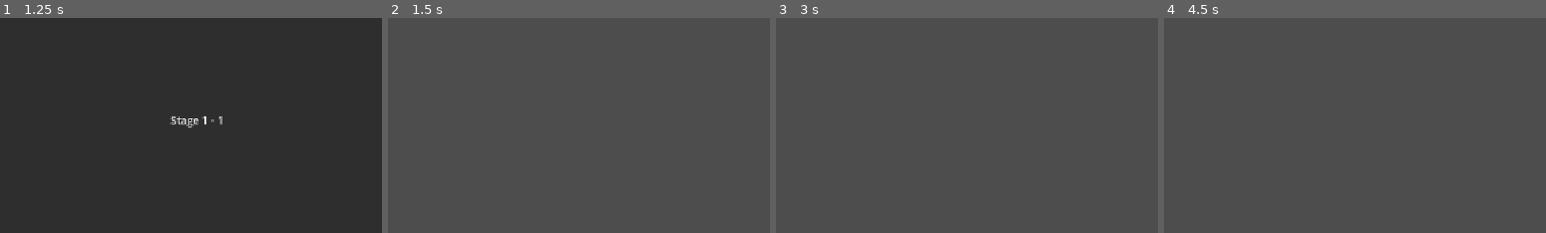
Above: before the commit, frames 1-4 (left to right).
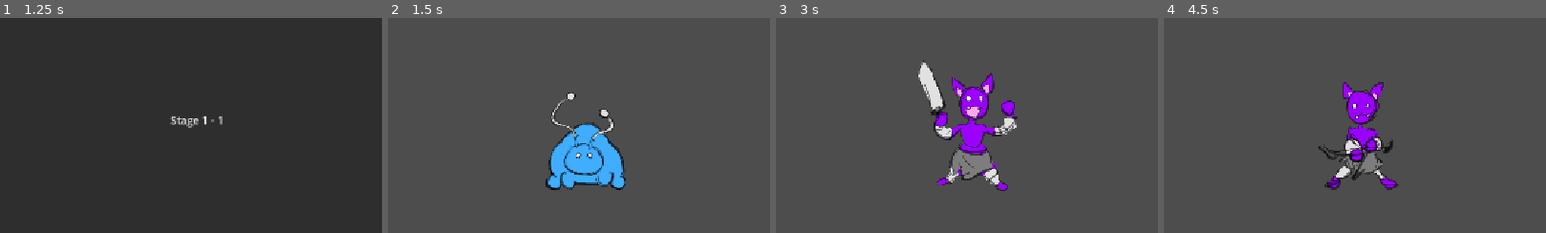
Above: after the commit, the same moments.

Repository: Adnyropast/pwkz-godot-4.7
Game: Godot game, scene res://scenes/title_screen.tscn
The game is run twice, just before and just after one commit, with the same random seed, the same clock (stepped at 60 frames per second) and the same inputs. The engine's default icon, where the game draws it, is replaced by a stand-in: a white triangle on a blue panel in a dark square.
Inputs:
- Up to frame 1 (1.25 s): click "Start" at 0.5 s
- Up to frame 2 (1.5 s): tap Enter (ui_accept) at 1.25 s
- Up to frame 3 (3 s): tap Enter (ui_accept) at 1.52, 2.75 s; click "(Next Phase)" at 2 s
- Up to frame 4 (4.5 s): tap Enter (ui_accept) at 3.02, 4.25 s; click "(Next Phase)" at 3.5 s
The pictures show only the part of the screen within x 24-74%, y 26-76%; the shares and areas given below are measured in that part.

Frame 1 is identical in both runs. In frame 2, 5.1% of the frame differs, in the area x 41-63%, y 34-80%; in frame 3, 5.8%, in the area x 37-64%, y 19-81%; in frame 4, 3.9%.

Commit message:
feat: add enemies

Diff:
--- a/globals/WorldConstants.gd
+++ b/globals/WorldConstants.gd
@@ -8,23 +8,23 @@
 	[
 		[
 			1,
-			1,
-			1,
-		],
-		[
-			1,
-			1,
-			1,
-			1,
-		],
-		[
-			1,
-			1,
-			1,
-			1,
-		],
-		[
-			1,
+			2,
+			4,
+		],
+		[
+			2,
+			5,
+			3,
+			2,
+		],
+		[
+			5,
+			6,
+			3,
+			5,
+		],
+		[
+			21,
 		],
 	],
 
@@ -33,22 +33,22 @@
 	[
 		[
 			1,
-			1,
-			1,
-		],
-		[
-			1,
-			1,
-			1,
-			1,
-		],
-		[
-			1,
-			1,
-			1,
-		],
-		[
-			1,
+			9,
+			4,
+		],
+		[
+			9,
+			7,
+			3,
+			5,
+		],
+		[
+			2,
+			1,
+			9,
+		],
+		[
+			22,
 		],
 	],
 
@@ -56,24 +56,24 @@
 
 	[
 		[
-			1,
-			1,
-			1,
-		],
-		[
-			1,
-			1,
-			1,
-			1,
-		],
-		[
-			1,
-			1,
-			1,
-			1,
-		],
-		[
-			1,
+			10,
+			2,
+			10,
+		],
+		[
+			10,
+			5,
+			7,
+			9,
+		],
+		[
+			6,
+			10,
+			3,
+			11,
+		],
+		[
+			23,
 		],
 	],
 
@@ -81,23 +81,23 @@
 
 	[
 		[
-			1,
-			1,
-			1,
-		],
-		[
-			1,
-			1,
-			1,
-			1,
-		],
-		[
-			1,
-			1,
-			1,
-		],
-		[
-			1,
+			5,
+			4,
+			8,
+		],
+		[
+			5,
+			6,
+			7,
+			5,
+		],
+		[
+			10,
+			9,
+			5,
+		],
+		[
+			24,
 		],
 	],
 
@@ -105,25 +105,25 @@
 
 	[
 		[
-			1,
-			1,
-			1,
-			1,
-		],
-		[
-			1,
-			1,
-			1,
-			1,
-		],
-		[
-			1,
-			1,
-			1,
-			1,
-		],
-		[
-			1,
+			7,
+			12,
+			1,
+			6,
+		],
+		[
+			8,
+			2,
+			7,
+			9,
+		],
+		[
+			7,
+			5,
+			8,
+			11,
+		],
+		[
+			25,
 		],
 	],
 
@@ -131,23 +131,22 @@
 
 	[
 		[
-			1,
-			1,
-			1,
-		],
-		[
-			1,
-			1,
-			1,
-			1,
-		],
-		[
-			1,
-			1,
-			1,
-		],
-		[
-			1,
+			11,
+			3,
+			10,
+		],
+		[
+			11,
+			9,
+			11,
+		],
+		[
+			12,
+			7,
+			11,
+		],
+		[
+			26,
 		],
 	],
 
@@ -155,24 +154,24 @@
 
 	[
 		[
-			1,
-			1,
-			1,
-		],
-		[
-			1,
-			1,
-			1,
-			1,
-		],
-		[
-			1,
-			1,
-			1,
-			1,
-		],
-		[
-			1,
+			8,
+			4,
+			10,
+		],
+		[
+			7,
+			5,
+			8,
+			9,
+		],
+		[
+			6,
+			8,
+			12,
+			8,
+		],
+		[
+			27,
 		],
 	],
 
@@ -181,24 +180,24 @@
 	[
 		[
 			1,
-			1,
-			1,
-			1,
-		],
-		[
-			1,
-			1,
-			1,
-			1,
-		],
-		[
-			1,
-			1,
-			1,
-			1,
-		],
-		[
-			1,
+			12,
+			2,
+			6,
+		],
+		[
+			9,
+			5,
+			10,
+			8,
+		],
+		[
+			12,
+			7,
+			11,
+			12,
+		],
+		[
+			28,
 		],
 	],
 ]
--- a/globals/WorldState.gd
+++ b/globals/WorldState.gd
@@ -59,3 +59,6 @@
 func retry_stage() -> void:
 	current_phase = 0
 	Scenes.go_to_stage_start_screen()
+
+func get_phase_enemy_id() -> int:
+	return WorldConstants.PHASES[current_world - 1][current_stage - 1][current_phase]
--- a/scenes/stage.gd
+++ b/scenes/stage.gd
@@ -2,8 +2,10 @@
 
 @onready var commands_menu_node: Node = $HBoxContainer/MarginContainer/BattleCommandsMenu
 @onready var text_box_node: Node = $HBoxContainer/BattleTextBoxContainer/BattleTextBox
+@onready var enemy_texture: TextureRect = $CenterContainer/EnemyTexture
 
 func _ready() -> void:
+	enemy_texture.texture = Enemies.get_enemy_texture(WorldState.get_phase_enemy_id())
 	text_box_node.pause()
 	text_box_node.hide()
 
--- a/scenes/stage.tscn
+++ b/scenes/stage.tscn
@@ -2,10 +2,30 @@
 
 [ext_resource type="PackedScene" uid="uid://bmcql7jlewip3" path="res://scenes/battle_commands_menu.tscn" id="1_8rem4"]
 [ext_resource type="Script" uid="uid://cacjfswvmbfwo" path="res://scenes/stage.gd" id="1_kewym"]
+[ext_resource type="Texture2D" uid="uid://dh4ttleyycexo" path="res://icon.svg" id="2_6c5u0"]
 [ext_resource type="PackedScene" uid="uid://b7latik14ltrx" path="res://scenes/battle_text_box.tscn" id="2_gi7kc"]
 
 [node name="Stage" type="Node3D" unique_id=818123241]
 script = ExtResource("1_kewym")
+
+[node name="CenterContainer" type="CenterContainer" parent="." unique_id=2016165473]
+anchors_preset = 8
+anchor_left = 0.5
+anchor_top = 0.5
+anchor_right = 0.5
+anchor_bottom = 0.5
+offset_left = -20.0
+offset_top = -20.0
+offset_right = 20.0
+offset_bottom = 20.0
+grow_horizontal = 2
+grow_vertical = 2
+
+[node name="EnemyTexture" type="TextureRect" parent="CenterContainer" unique_id=828051645]
+custom_minimum_size = Vector2(256, 256)
+layout_mode = 2
+texture = ExtResource("2_6c5u0")
+expand_mode = 1
 
 [node name="HBoxContainer" type="HBoxContainer" parent="." unique_id=1696979599]
 anchors_preset = 15
--- /dev/null
+++ b/static/Enemies.gd
@@ -0,0 +1,32 @@
+extends Node
+
+class_name Enemies
+
+const ENEMIES_TEXTURES: Array[Texture] = [
+	preload("res://images/enemies/e01.png"),
+	preload("res://images/enemies/e02.png"),
+	preload("res://images/enemies/e03.png"),
+	preload("res://images/enemies/e04.png"),
+	preload("res://images/enemies/e05.png"),
+	preload("res://images/enemies/e06.png"),
+	preload("res://images/enemies/e07.png"),
+	preload("res://images/enemies/e08.png"),
+	preload("res://images/enemies/e09.png"),
+	preload("res://images/enemies/e10.png"),
+	preload("res://images/enemies/e11.png"),
+	preload("res://images/enemies/e12.png"),
+	preload("res://images/enemies/e21.png"),
+	preload("res://images/enemies/e22.png"),
+	preload("res://images/enemies/e23.png"),
+	preload("res://images/enemies/e24.png"),
+	preload("res://images/enemies/e25.png"),
+	preload("res://images/enemies/e26.png"),
+	preload("res://images/enemies/e27.png"),
+	preload("res://images/enemies/e28.png"),
+]
+
+static func get_enemy_texture(id: int) -> Texture:
+	if id > 20:
+		id = id - (21 - (12 + 1))
+
+	return ENEMIES_TEXTURES[id - 1]
Binary file added: images/enemies/e01.png
Not shown, added: images/enemies/e01.png.import
Binary file added: images/enemies/e02.png
Not shown, added: images/enemies/e02.png.import
Binary file added: images/enemies/e03.png
Not shown, added: images/enemies/e03.png.import
Binary file added: images/enemies/e04.png
Not shown, added: images/enemies/e04.png.import
Binary file added: images/enemies/e05.png
Not shown, added: images/enemies/e05.png.import
Binary file added: images/enemies/e06.png
Not shown, added: images/enemies/e06.png.import
(and 29 more such lines)
